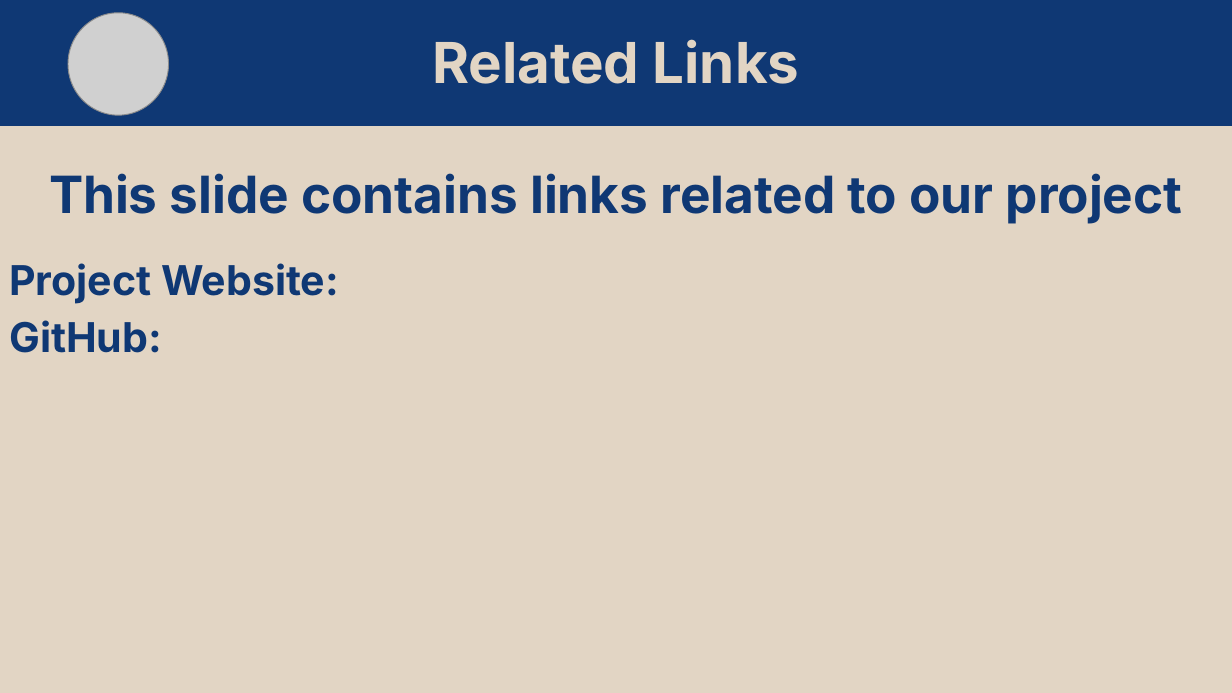
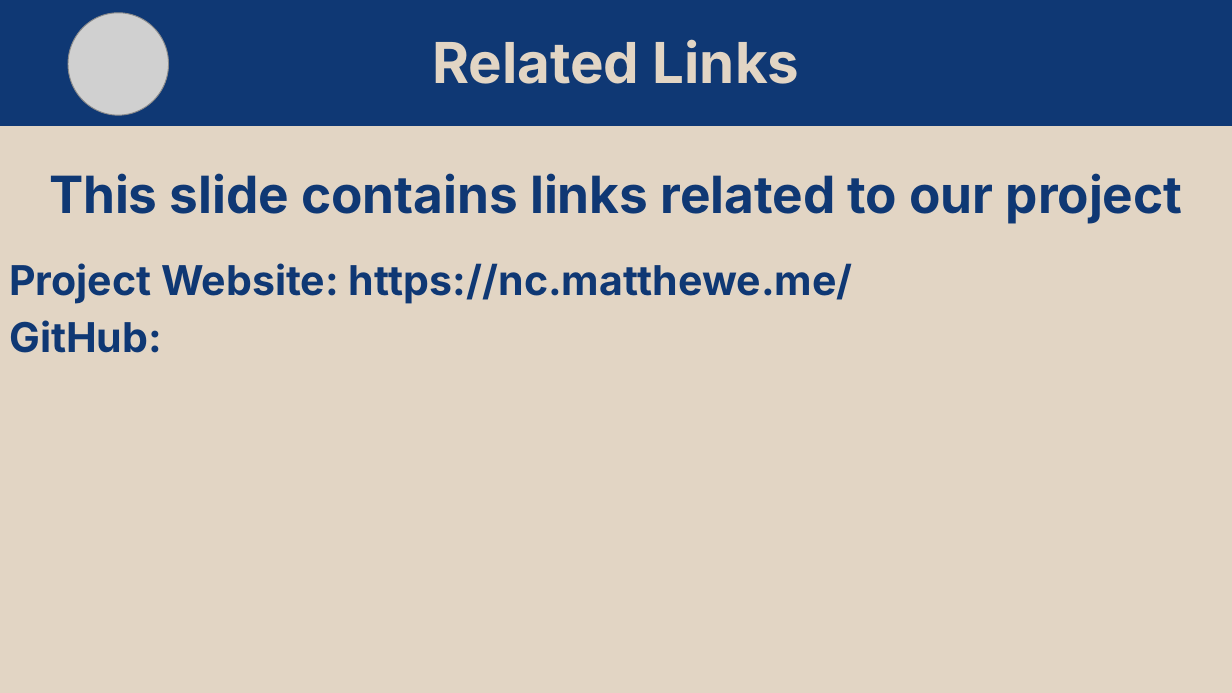
Before and after one commit to matt11matthew/NutritionCompass, a slide deck: slide 13 of diagrams/Nutrition Compass Presentation.pptx. Drawn at 1232x693 pixels with LibreOffice and Linux fonts; fonts in the diff are those of the drawing; grey boxes stand for pictures. Boxes give left, top, right and bottom in pixels: in the first picture for what was removed or moved away, otherwise in the second. Text is boxed around its words. In the diff, an @@ line names an element or a change of style, - is before the commit and + after.

```diff
--- a/diagrams/Nutrition Compass Presentation.pptx
+++ b/diagrams/Nutrition Compass Presentation.pptx
@@ text at [9,263,853,304]: text changed @@
-Project Website:
+Project Website: https://nc.matthewe.me/
```
Also in this commit, not shown: 5 other slides changed.
